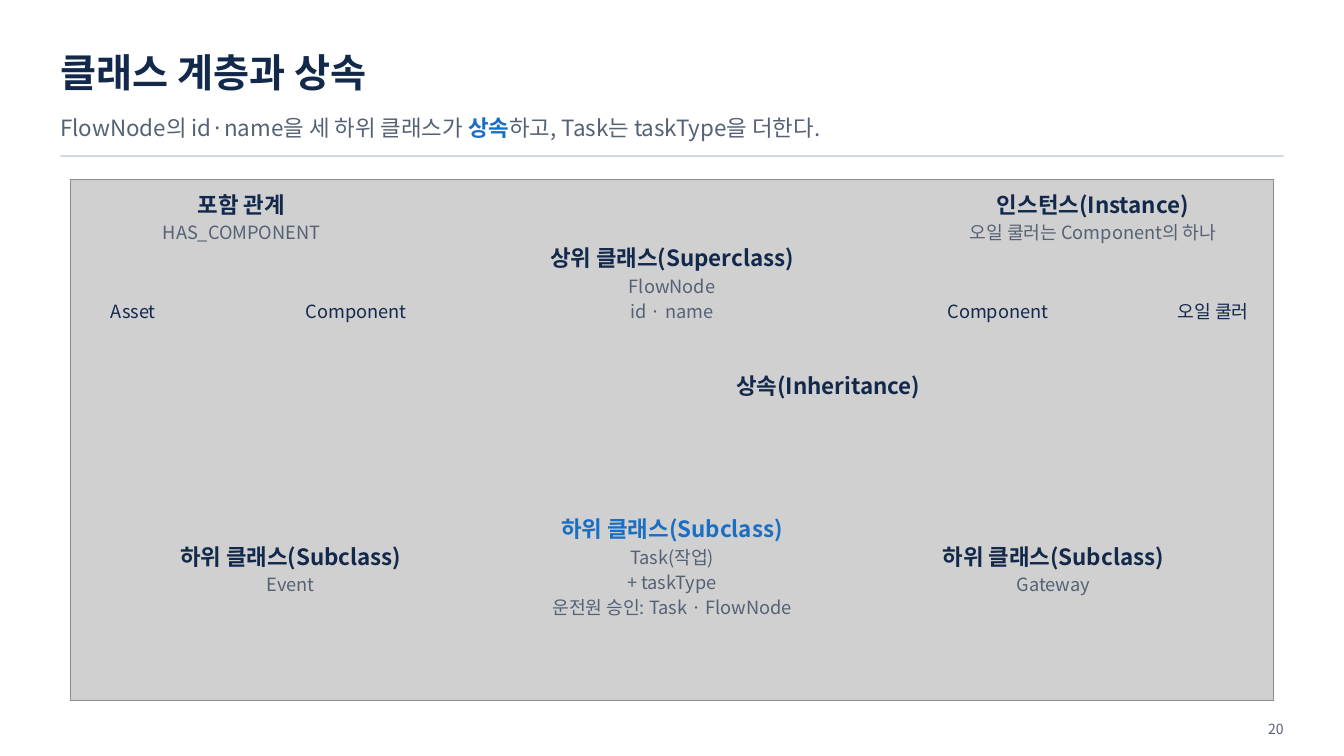
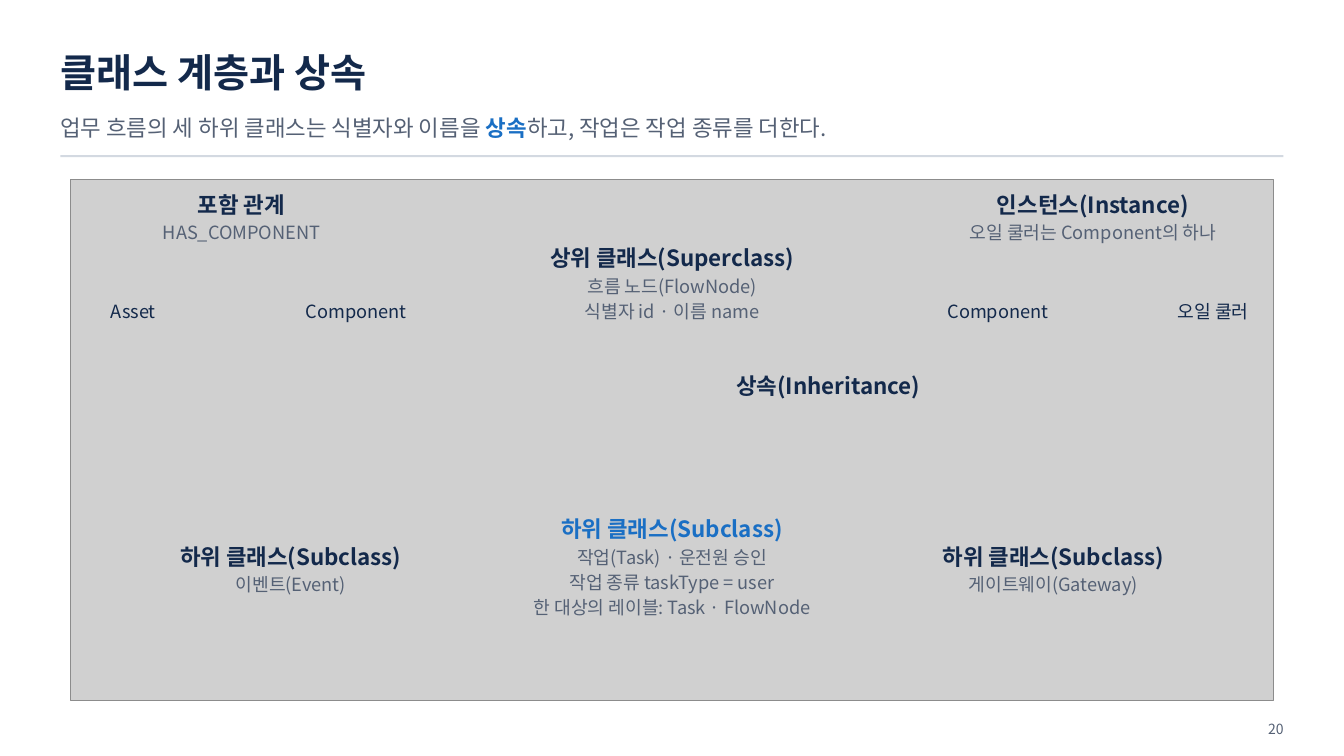
Before and after one commit to uengine-oss/hyd-iot-edu, a slide deck: slide 20 of workspace/강의제작/산출물/통합반/이론/02회차/통합반_02일차.pptx. Drawn at 1344x756 pixels with LibreOffice and Linux fonts; fonts in the diff are those of the drawing; grey boxes stand for pictures. Boxes give left, top, right and bottom in pixels: in the first picture for what was removed or moved away, otherwise in the second. Text is boxed around its words. In the diff, an @@ line names an element or a change of style, - is before the commit and + after.

Commit message:
통합반 온라인 2회차에서 상속·장치 유형·공급사별 견적을 화면으로 판별한다

```diff
--- a/workspace/강의제작/산출물/통합반/이론/02회차/통합반_02일차.pptx
+++ b/workspace/강의제작/산출물/통합반/이론/02회차/통합반_02일차.pptx
@@ text at box(60, 117, 827, 140): text changed @@
-FlowNode의 id·name을 세 하위 클래스가 상속하고, Task는 taskType을 더한다.
+업무 흐름의 세 하위 클래스는 식별자와 이름을 상속하고, 작업은 작업 종류를 더한다.
@@ text at box(585, 278, 759, 320): text changed @@
-FlowNode
-id · name
+흐름 노드(FlowNode)
+식별자 id · 이름 name
@@ text at box(534, 549, 810, 616): text changed @@
-Task(작업)
-+ taskType
-운전원 승인: Task · FlowNode
+작업(Task) · 운전원 승인
+작업 종류 taskType = user
+한 대상의 레이블: Task · FlowNode
@@ text at box(236, 576, 346, 595): text changed @@
-Event
+이벤트(Event)
@@ text at box(969, 576, 1138, 595): text changed @@
-Gateway
+게이트웨이(Gateway)
```
Also in this commit, not shown: 3 other slides changed, 5 other files.
